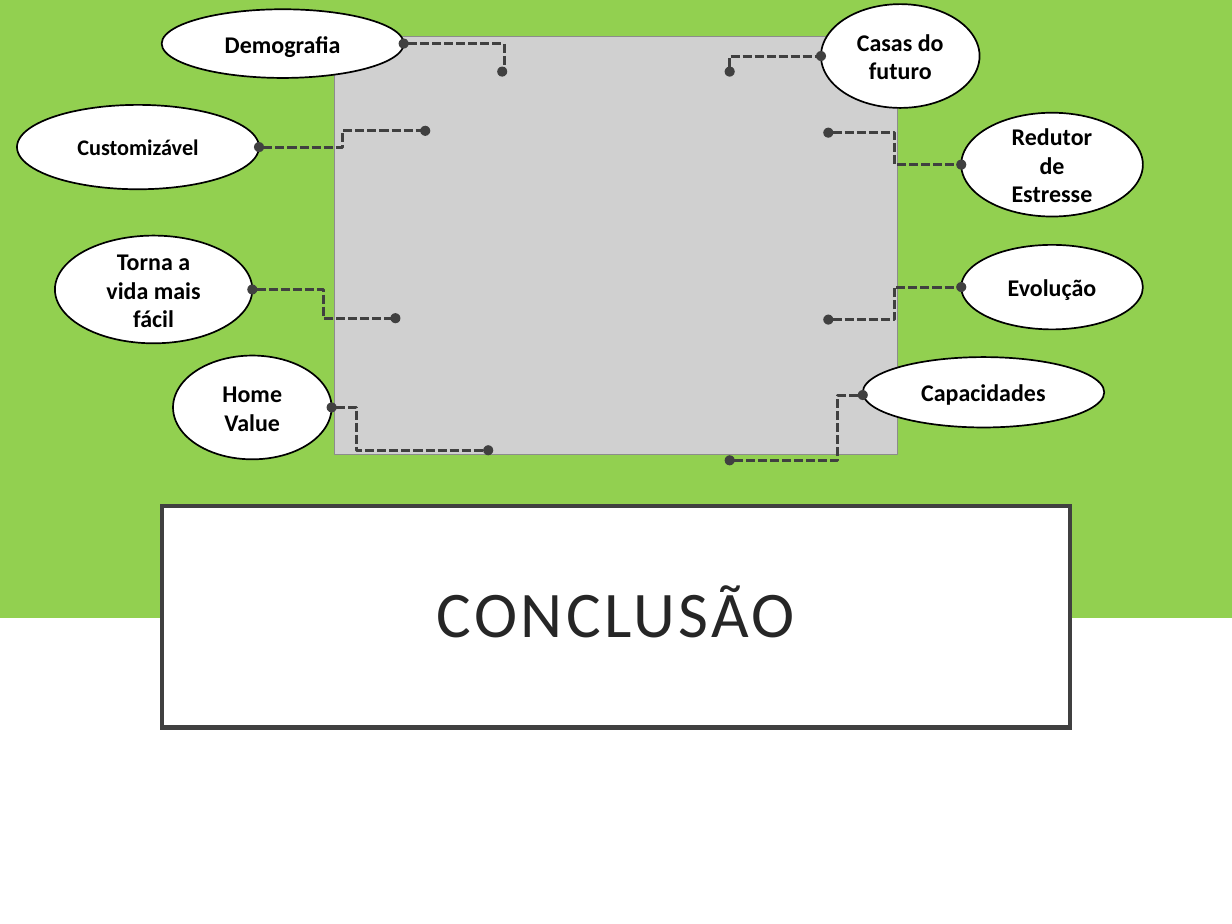
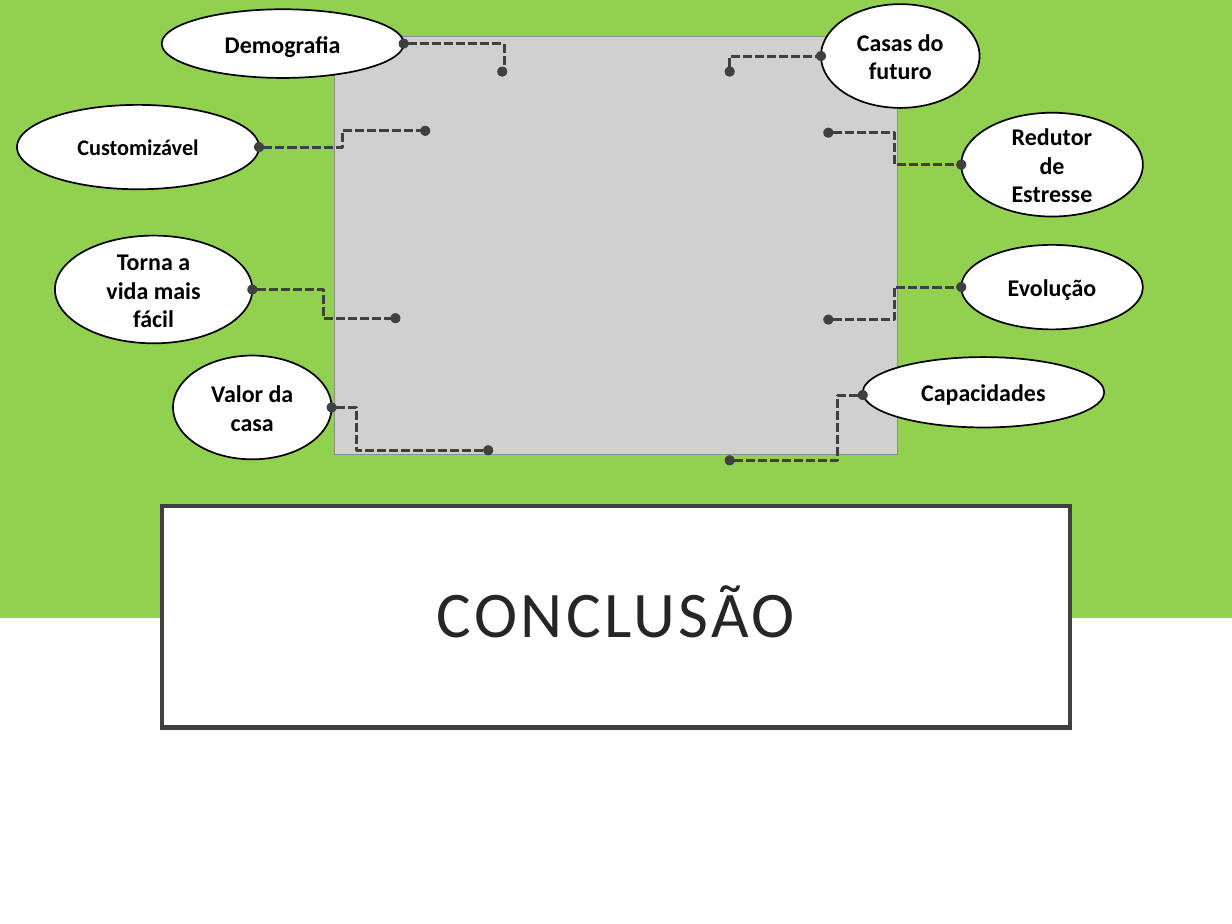
Before and after one commit to inesamil/projeto, a slide deck: slide 8 of Documentos/4. Apresentação Individual/Ana/Apresentação.pptx. Drawn at 1232x924 pixels with LibreOffice and Linux fonts; fonts in the diff are those of the drawing; grey boxes stand for pictures. Boxes give left, top, right and bottom in pixels: in the first picture for what was removed or moved away, otherwise in the second. Text is boxed around its words. In the diff, an @@ line names an element or a change of style, - is before the commit and + after.

Commit message:
Update Apresentação Individual

```diff
--- a/Documentos/4. Apresentação Individual/Ana/Apresentação.pptx
+++ b/Documentos/4. Apresentação Individual/Ana/Apresentação.pptx
@@ text in ellipse at [211,385,294,431]: text changed @@
-Home Value
+Valor da casa
```
Also in this commit, not shown: 2 other files.
